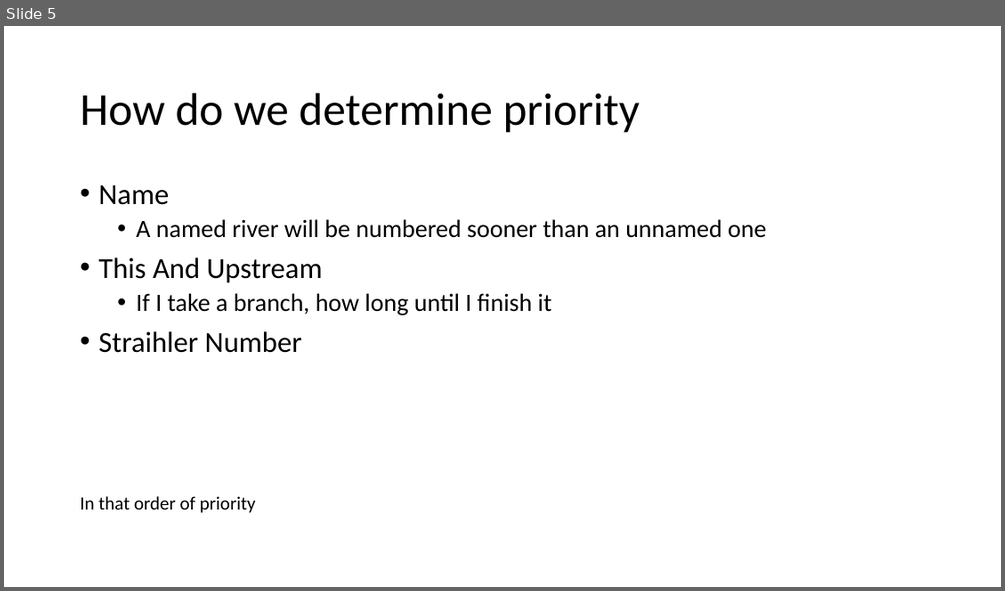
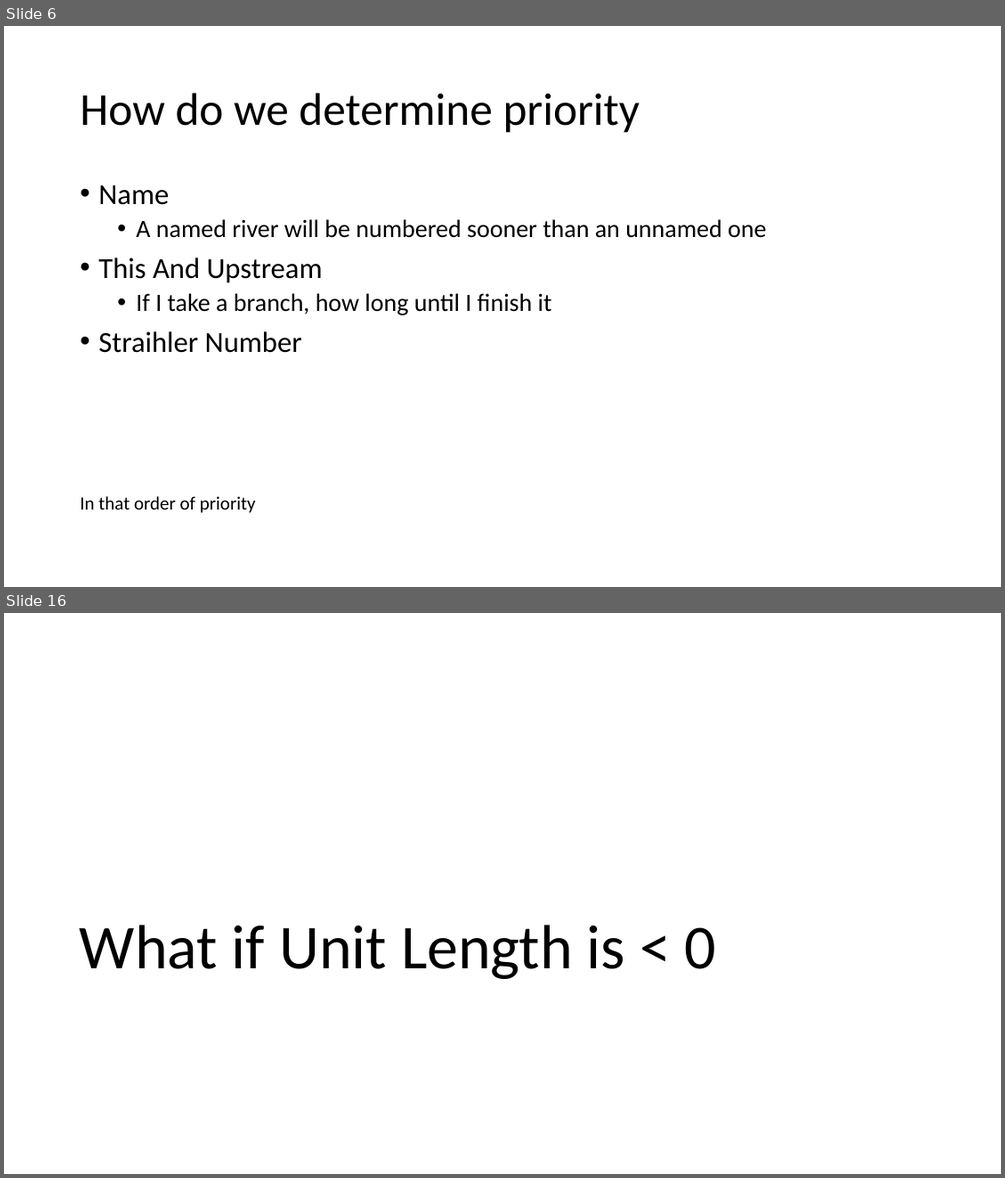
Before and after one commit to marsmith/Site-Maker-Back-End, a slide deck: Presentation.pptx. Shown one above the other, each under a label of ours: slide 5 before the commit, slides 6 and 16 after it; the slides between them are not shown. The pictures are 1005x591 and 1005x1178 pixels, drawn with LibreOffice and Linux fonts; fonts in the diff are those of the drawing. Boxes give left, top, right and bottom in pixels: in the first picture for what was removed or moved away, otherwise in the second. Text is boxed around its words. In the diff, an @@ line names an element or a change of style, - is before the commit and + after.

```diff
--- a/Presentation.pptx
+++ b/Presentation.pptx
@@ slide 16 added at [4, 613, 1001, 1174], background #FFFFFF @@
@@ title added at [80, 925, 716, 979], 60 pt, text #000000 @@
+What if Unit Length is < 0
@@ what was slide 5 is now slide 6 @@
```
Also in this commit, not shown: 2 slides changed, 11 other slides added, 1 slide removed, 7 other files.
